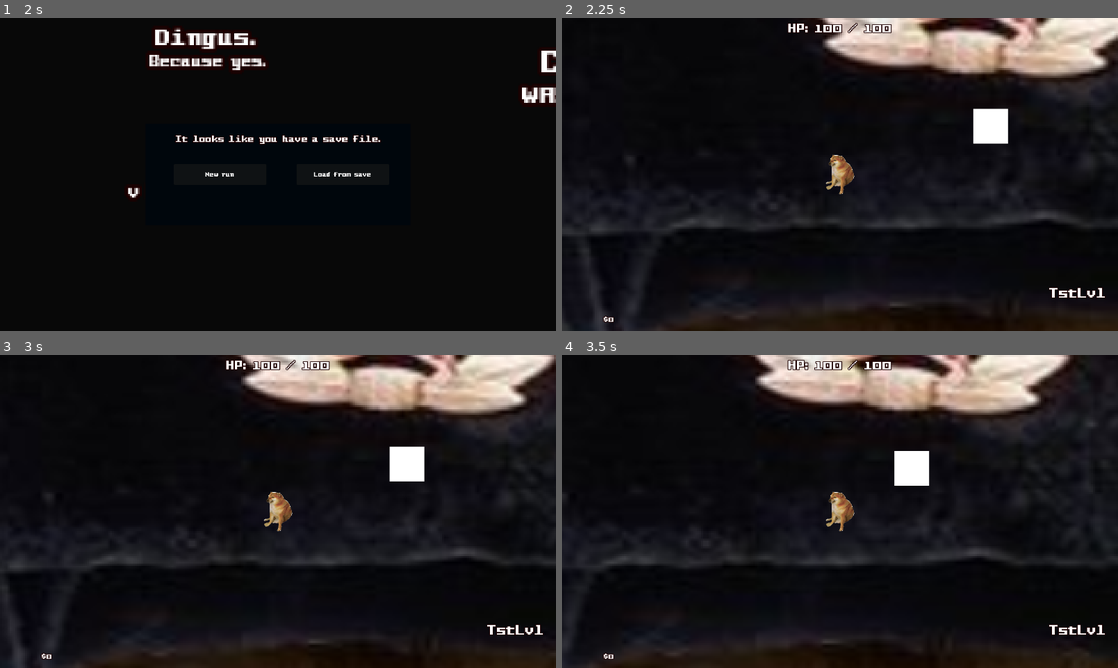
Above: before the commit, frames 1-4 (two rows, left to right).
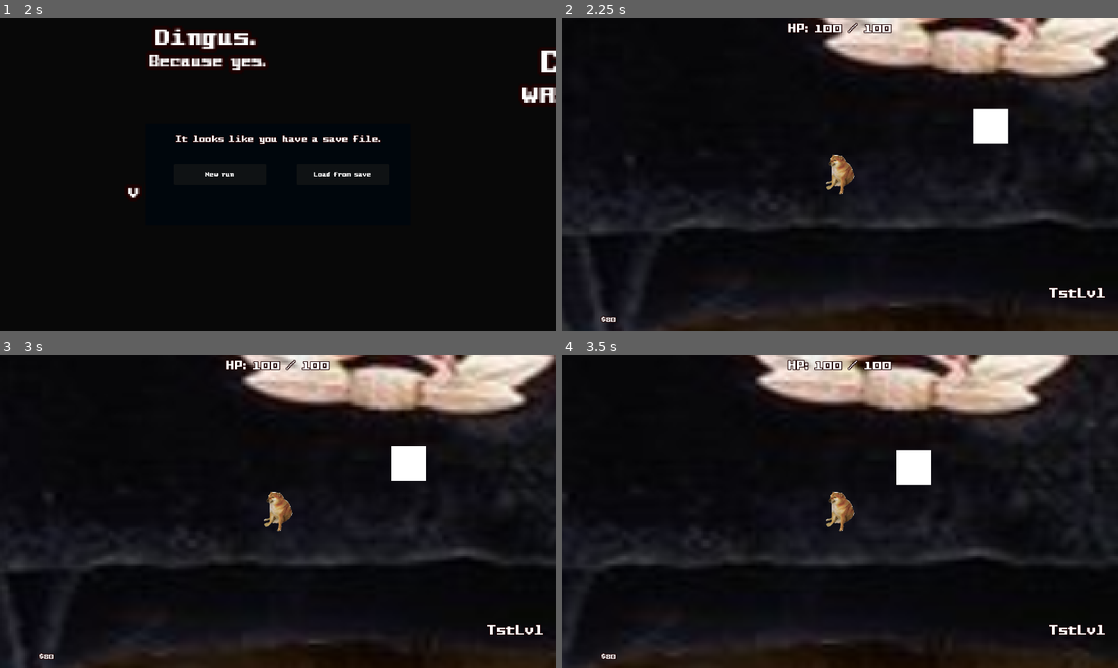
Above: after the commit, the same moments.

Repository: snoutibur-academic/Dingy-Dungeon-Game
Game: Godot game, scene res://Scenes/Main/Main.tscn
The game is run twice, just before and just after one commit, with the same random seed, the same clock (stepped at 60 frames per second) and the same inputs.
Inputs:
- Up to frame 1 (2 s): tap Enter at 0.5 s; hold D (right) 0.53-1.28 s; hold S (down) from 1.28 s (still down)
- Up to frame 2 (2.25 s): release S (down) at 2 s; click "Load from save" at 2 s
- Up to frame 3 (3 s): tap Space at 2.75 s; hold D (right) from 2.78 s (still down)
- Up to frame 4 (3.5 s): keep holding D (right)

Frame 1 is identical in both runs. In frame 2, less than 0.1% of the frame differs, in the area x 7-10%, y 95-98%; in frame 3, 0.1%; in frame 4, 0.2%, in the area x 7-67%, y 30-98%.

Commit message:
did some stuff
geniuonely don't know what

Diff:
--- a/Mobs/Dingy.gd
+++ b/Mobs/Dingy.gd
@@ -7,7 +7,7 @@
 
 @export var health = 50
 @export var moveSpeed = 10
-@export var atkDamage = 1
+@export var atkDamage = 0
 
 "Movement / Chasing"
 func _physics_process(delta):
--- a/Player/Player.tscn
+++ b/Player/Player.tscn
@@ -32,8 +32,9 @@
 "speed": 5.0
 }]
 
-[sub_resource type="RectangleShape2D" id="RectangleShape2D_kuxxc"]
-size = Vector2(16, 21)
+[sub_resource type="CapsuleShape2D" id="CapsuleShape2D_5pmx1"]
+radius = 5.0
+height = 15.0
 
 [node name="Player" type="CharacterBody2D"]
 script = ExtResource("1_x6use")
@@ -45,8 +46,8 @@
 animation = &"idle"
 
 [node name="CollisionShape2D" type="CollisionShape2D" parent="."]
-position = Vector2(0, -0.5)
-shape = SubResource("RectangleShape2D_kuxxc")
+position = Vector2(0, -1)
+shape = SubResource("CapsuleShape2D_5pmx1")
 
 [node name="Camera2D" type="Camera2D" parent="."]
 zoom = Vector2(5, 5)
--- a/Scenes/Levels/DebugLevel.tscn
+++ b/Scenes/Levels/DebugLevel.tscn
@@ -7,31 +7,12 @@
 [ext_resource type="Theme" uid="uid://b2uy38s86fu5v" path="res://Theme/Main.tres" id="5_0t6ni"]
 [ext_resource type="PackedScene" uid="uid://cftxhxs5d7qr4" path="res://Mobs/Dingy.tscn" id="6_umf8l"]
 
-[sub_resource type="GDScript" id="GDScript_0p076"]
-script/source = "extends Label
-
-func _process(delta):
-	self.text = \"$\" + str(Game.money)
-"
-
 [node name="World" type="Node2D"]
 script = ExtResource("1_nb6hj")
 
 [node name="SplashImg" type="Sprite2D" parent="."]
 position = Vector2(13, -5)
 texture = ExtResource("2_pcx7k")
-
-[node name="CurrencyDisplay" type="Label" parent="SplashImg"]
-offset_left = 32.0
-offset_top = 173.0
-offset_right = 180.0
-offset_bottom = 193.0
-theme = ExtResource("5_0t6ni")
-theme_override_font_sizes/font_size = 9
-text = "{currencyDisplay}"
-horizontal_alignment = 1
-vertical_alignment = 1
-script = SubResource("GDScript_0p076")
 
 [node name="Dingy" parent="." instance=ExtResource("6_umf8l")]
 position = Vector2(78, -26)
--- a/Scenes/Main/Main.tscn
+++ b/Scenes/Main/Main.tscn
@@ -48,10 +48,10 @@
 anchor_top = 0.607
 anchor_right = 0.5
 anchor_bottom = 0.61
-offset_left = -130.5
-offset_top = 3.829
-offset_right = 132.5
-offset_bottom = 16.67
+offset_left = -52.5
+offset_top = 3.79
+offset_right = 54.5
+offset_bottom = 16.7
 grow_horizontal = 2
 grow_vertical = 2
 theme = ExtResource("2_ngmpq")
Not shown, changed: DingusSaveData.bin
Not shown: 1 places in Scenes/Levels/DebugLevel.tscn that only renumber resources
